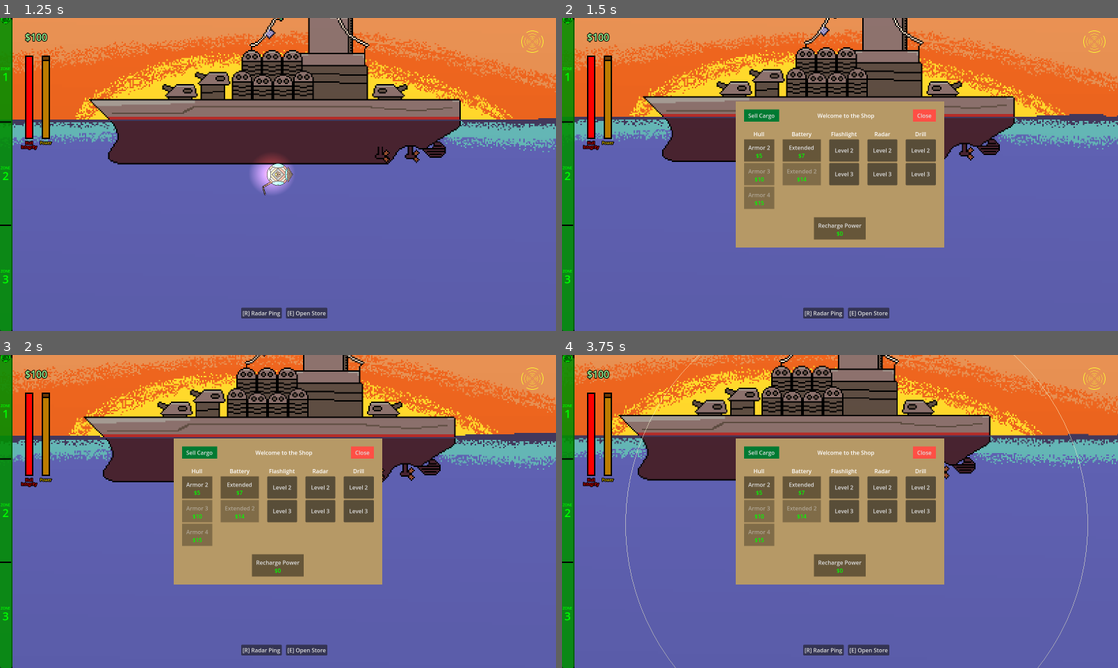
Above: before the commit, frames 1-4 (two rows, left to right).
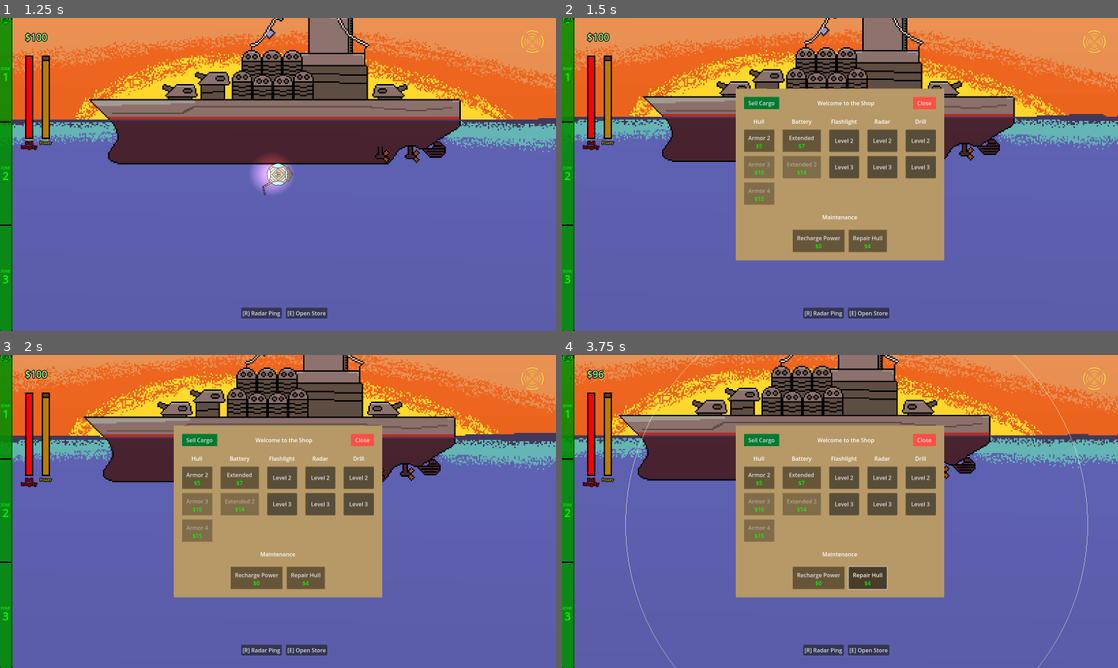
Above: after the commit, the same moments.

Repository: deruitda/ludum-dare-57
Game: Godot game, scene res://scenes/main.tscn
Two runs of this game, one before a commit and one after it. Both use one fixed random seed, a clock stepped at 60 frames per second and the inputs below.
Inputs (mouse positions are in pixels of both pictures, inside the frame that each line leads up to):
- Up to frame 1 (1.25 s): tap Enter at 0.5 s; hold D (move_right) from 0.53 s (still down); tap R at 0.6 s
- Up to frame 2 (1.5 s): release D (move_right) at 1.28 s; hold S (move_down) from 1.28 s (still down); tap E at 1.35 s
- Up to frame 3 (2 s): keep holding S (move_down)
- Up to frame 4 (3.75 s): release S (move_down) at 2 s; click (867, 577) at 2 s, where only the run after the commit has a clickable "Repair Hull"; hold D (move_right) 2.78-3.53 s; tap F at 2.85 s; hold W (move_up) from 3.53 s (still down); tap R at 3.6 s

Frame 1 is identical in both runs. In frame 2, 8.4% of the frame differs, in the area x 31-69%, y 22-78%; in frame 3, 8.3%; in frame 4, 8.5%, in the area x 5-69%, y 4-78%.

Commit message:
repair hull functionality from shop

Diff:
--- a/scenes/shop/shop.tscn
+++ b/scenes/shop/shop.tscn
@@ -8,6 +8,7 @@
 [ext_resource type="Resource" uid="uid://wat7m0b4ias4" path="res://scenes/shop/shop_items/recharge_power.tres" id="6_ptf86"]
 [ext_resource type="Resource" uid="uid://crlc6yobu7bau" path="res://scenes/shop/shop_items/battery_upgrade_extended.tres" id="6_xcdpw"]
 [ext_resource type="Resource" uid="uid://c7vo8imaw6ari" path="res://scenes/shop/shop_items/battery_upgrade_extended_2.tres" id="7_tp26b"]
+[ext_resource type="Resource" uid="uid://co2umhba5ghsu" path="res://scenes/shop/shop_items/repair_hull.tres" id="9_tp26b"]
 
 [sub_resource type="StyleBoxFlat" id="StyleBoxFlat_100s2"]
 content_margin_left = 12.0
@@ -48,9 +49,9 @@
 anchor_right = 0.5
 anchor_bottom = 0.5
 offset_left = -300.0
-offset_top = -210.0
+offset_top = -247.0
 offset_right = 300.0
-offset_bottom = 210.0
+offset_bottom = 247.0
 grow_horizontal = 2
 grow_vertical = 2
 color = Color(0.71347, 0.600358, 0.401854, 1)
@@ -109,6 +110,7 @@
 [node name="HullUpgradesVBoxContainer" type="VBoxContainer" parent="ShopContainer/ColorRect/MarginContainer/VBoxContainer/ShopItemsContainer"]
 layout_mode = 2
 size_flags_horizontal = 3
+theme_override_constants/separation = 12
 
 [node name="CategoryLabel" type="Label" parent="ShopContainer/ColorRect/MarginContainer/VBoxContainer/ShopItemsContainer/HullUpgradesVBoxContainer"]
 layout_mode = 2
@@ -138,6 +140,7 @@
 [node name="BatteryUpgradesVBoxContainer2" type="VBoxContainer" parent="ShopContainer/ColorRect/MarginContainer/VBoxContainer/ShopItemsContainer"]
 layout_mode = 2
 size_flags_horizontal = 3
+theme_override_constants/separation = 12
 
 [node name="CategoryLabel" type="Label" parent="ShopContainer/ColorRect/MarginContainer/VBoxContainer/ShopItemsContainer/BatteryUpgradesVBoxContainer2"]
 layout_mode = 2
@@ -157,6 +160,7 @@
 [node name="FlashlightUpgradesVBoxContainer2" type="VBoxContainer" parent="ShopContainer/ColorRect/MarginContainer/VBoxContainer/ShopItemsContainer"]
 layout_mode = 2
 size_flags_horizontal = 3
+theme_override_constants/separation = 12
 
 [node name="CategoryLabel" type="Label" parent="ShopContainer/ColorRect/MarginContainer/VBoxContainer/ShopItemsContainer/FlashlightUpgradesVBoxContainer2"]
 layout_mode = 2
@@ -176,6 +180,7 @@
 [node name="RadarUpgradesVBoxContainer3" type="VBoxContainer" parent="ShopContainer/ColorRect/MarginContainer/VBoxContainer/ShopItemsContainer"]
 layout_mode = 2
 size_flags_horizontal = 3
+theme_override_constants/separation = 12
 
 [node name="CategoryLabel" type="Label" parent="ShopContainer/ColorRect/MarginContainer/VBoxContainer/ShopItemsContainer/RadarUpgradesVBoxContainer3"]
 layout_mode = 2
@@ -195,6 +200,7 @@
 [node name="DrillUpgradesVBoxContainer4" type="VBoxContainer" parent="ShopContainer/ColorRect/MarginContainer/VBoxContainer/ShopItemsContainer"]
 layout_mode = 2
 size_flags_horizontal = 3
+theme_override_constants/separation = 12
 
 [node name="CategoryLabel" type="Label" parent="ShopContainer/ColorRect/MarginContainer/VBoxContainer/ShopItemsContainer/DrillUpgradesVBoxContainer4"]
 layout_mode = 2
@@ -210,11 +216,22 @@
 custom_minimum_size = Vector2(0, 64)
 layout_mode = 2
 text = "Level 3"
+
+[node name="MaintenanceSubtitle" type="RichTextLabel" parent="ShopContainer/ColorRect/MarginContainer/VBoxContainer"]
+clip_contents = false
+layout_mode = 2
+size_flags_horizontal = 3
+size_flags_vertical = 4
+text = "Maintenance"
+fit_content = true
+scroll_active = false
+horizontal_alignment = 1
 
 [node name="ShopActionsContainer" type="HBoxContainer" parent="ShopContainer/ColorRect/MarginContainer/VBoxContainer"]
 layout_mode = 2
 size_flags_horizontal = 4
 size_flags_vertical = 10
+theme_override_constants/separation = 12
 
 [node name="RechargePowerButton" parent="ShopContainer/ColorRect/MarginContainer/VBoxContainer/ShopActionsContainer" instance=ExtResource("2_qaxay")]
 layout_mode = 2
@@ -224,5 +241,10 @@
 text = "Recharge Power"
 shop_item_resource = ExtResource("6_ptf86")
 
+[node name="RepairHullButton" parent="ShopContainer/ColorRect/MarginContainer/VBoxContainer/ShopActionsContainer" instance=ExtResource("2_qaxay")]
+layout_mode = 2
+text = "Repair Hull"
+shop_item_resource = ExtResource("9_tp26b")
+
 [connection signal="pressed" from="ShopContainer/ColorRect/MarginContainer/VBoxContainer/HBoxContainer/SellCargoButton" to="." method="_on_sell_cargo_button_pressed"]
 [connection signal="pressed" from="ShopContainer/ColorRect/MarginContainer/VBoxContainer/HBoxContainer/CloseShopButton" to="." method="_on_close_shop_button_pressed"]
--- a/scenes/shop/shop_items/recharge_power.tres
+++ b/scenes/shop/shop_items/recharge_power.tres
@@ -1,6 +1,6 @@
 [gd_resource type="Resource" script_class="ShopItemResource" load_steps=3 format=3 uid="uid://wat7m0b4ias4"]
 
-[ext_resource type="Resource" uid="uid://cu6ms5qdkpkjm" path="res://scenes/submarine/battery/battery_resources/recharge_battery_resource.tres" id="1_ai2us"]
+[ext_resource type="Resource" uid="uid://cu6ms5qdkpkjm" path="res://scenes/submarine/battery/battery_resources/recharge_battery_resource/recharge_battery_resource.tres" id="1_ai2us"]
 [ext_resource type="Script" uid="uid://dq388fj72n7ck" path="res://scenes/shop/shop_items/shop_item.gd" id="2_f6nau"]
 
 [resource]
--- /dev/null
+++ b/scenes/shop/shop_items/repair_hull.tres
@@ -0,0 +1,11 @@
+[gd_resource type="Resource" script_class="ShopItemResource" load_steps=3 format=3 uid="uid://co2umhba5ghsu"]
+
+[ext_resource type="Resource" uid="uid://cfhnv04klpt17" path="res://scenes/submarine/hull/hulls/repair_hull_resource/repair_hull_resource.tres" id="1_7aqeo"]
+[ext_resource type="Script" uid="uid://dq388fj72n7ck" path="res://scenes/shop/shop_items/shop_item.gd" id="2_8xoyj"]
+
+[resource]
+script = ExtResource("2_8xoyj")
+price = 4
+tooltip = "Hull integrity to 100% "
+is_infinitely_purchaseable = true
+item_resource = ExtResource("1_7aqeo")
--- a/scenes/submarine/battery/battery_resources/recharge_battery_resource.tres
+++ /dev/null
@@ -1,6 +0,0 @@
-[gd_resource type="Resource" load_steps=2 format=3 uid="uid://cu6ms5qdkpkjm"]
-
-[ext_resource type="Script" uid="uid://ch8jy8iivfa6b" path="res://scenes/submarine/battery/battery_resources/recharge_battery_resource.gd" id="1_5h51j"]
-
-[resource]
-script = ExtResource("1_5h51j")
--- /dev/null
+++ b/scenes/submarine/battery/battery_resources/recharge_battery_resource/recharge_battery_resource.tres
@@ -0,0 +1,6 @@
+[gd_resource type="Resource" load_steps=2 format=3 uid="uid://cu6ms5qdkpkjm"]
+
+[ext_resource type="Script" uid="uid://ch8jy8iivfa6b" path="res://scenes/submarine/battery/battery_resources/recharge_battery_resource/recharge_battery_resource.gd" id="1_5h51j"]
+
+[resource]
+script = ExtResource("1_5h51j")
--- a/scenes/submarine/hull/hull.gd
+++ b/scenes/submarine/hull/hull.gd
@@ -22,8 +22,11 @@
 
 
 func _shop_item_purchased(shop_item_resource: ShopItemResource):
+	assert(shop_item_resource.item_resource != null)
 	if shop_item_resource.item_resource is HullResource:
 		upgrade_hull(shop_item_resource.item_resource)
+	elif shop_item_resource.item_resource is RepairHullResource:
+		repair_hull()
 
 
 func update_depth(depth: float, delta: float) -> void:
--- /dev/null
+++ b/scenes/submarine/hull/hulls/repair_hull_resource/repair_hull_resource.gd
@@ -0,0 +1,2 @@
+extends Resource
+class_name RepairHullResource
--- /dev/null
+++ b/scenes/submarine/hull/hulls/repair_hull_resource/repair_hull_resource.tres
@@ -0,0 +1,6 @@
+[gd_resource type="Resource" script_class="RepairHullResource" load_steps=2 format=3 uid="uid://cfhnv04klpt17"]
+
+[ext_resource type="Script" uid="uid://bxsnenjxsi23s" path="res://scenes/submarine/hull/hulls/repair_hull_resource/repair_hull_resource.gd" id="1_3op5n"]
+
+[resource]
+script = ExtResource("1_3op5n")
Not shown: 1 places in scenes/shop/shop.tscn that only renumber resources
Renamed: scenes/submarine/battery/battery_resources/recharge_battery_resource.gd -> scenes/submarine/battery/battery_resources/recharge_battery_resource/recharge_battery_resource.gd
Renamed: scenes/submarine/battery/battery_resources/recharge_battery_resource.gd.uid -> scenes/submarine/battery/battery_resources/recharge_battery_resource/recharge_battery_resource.gd.uid
Not shown, added: scenes/submarine/hull/hulls/repair_hull_resource/repair_hull_resource.gd.uid
